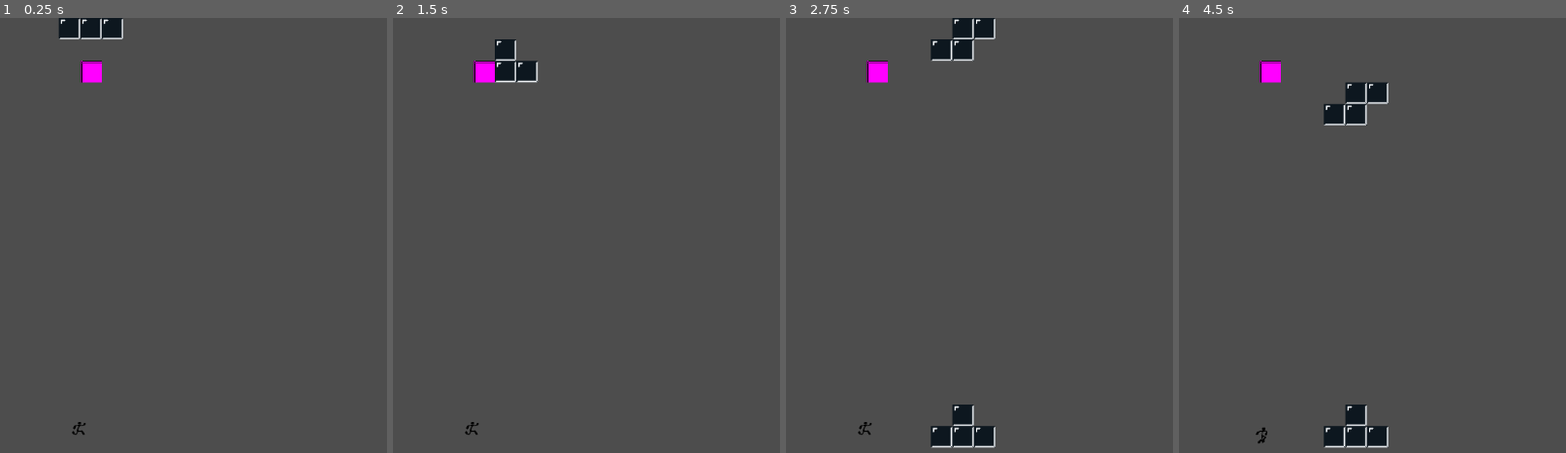
Above: before the commit, frames 1-4 (left to right).
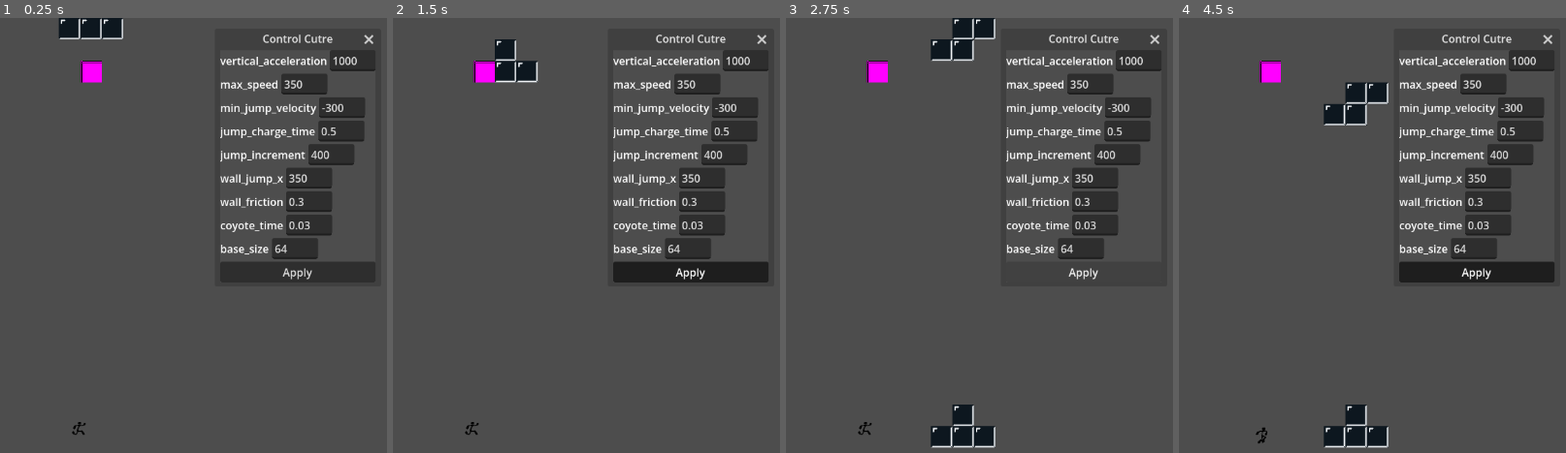
Above: after the commit, the same moments.

Repository: NicoWired/tetrascape
Game: Godot game, scene res://source/main_screens/main/main.tscn
The game is run twice, just before and just after one commit, with the same random seed, the same clock (stepped at 60 frames per second) and the same inputs. The engine's default icon, where the game draws it, is replaced by a stand-in: a white triangle on a blue panel in a dark square.
Inputs (mouse positions are in pixels of both pictures, inside the frame that each line leads up to):
- Up to frame 1 (0.25 s): no input
- Up to frame 2 (1.5 s): click (690, 270) at 0.5 s, where only the run after the commit has a clickable "Apply"; hold D (right) from 1.28 s (still down); hold Space (jump) from 1.28 s (still down)
- Up to frame 3 (2.75 s): keep holding D (right); release Space (jump) at 2.03 s; tap N (drop) at 2.1 s; tap Space (jump) at 2.27, 2.3, 2.57 s
- Up to frame 4 (4.5 s): release D (right) at 2.78 s; hold A (left) 2.78-3.53 s; hold Space (jump) 2.78-3.53 s; tap J (rotate_cc) at 2.85 s; hold D (right) from 3.53 s (still down); tap K (rotate_cw) at 3.6 s; tap Space (jump) at 3.77, 3.8, 4.07 s; hold Space (jump) from 4.28 s (still down); tap L (toggle) at 4.35 s

The runs differ from the first frame. In frame 1, 8.6% of the frame differs, in the area x 56-97%, y 3-61%; in frame 2, 8.6%; in frame 3, 6.8%; in frame 4, 8.6%.

Commit message:
add dev tools

Diff:
--- /dev/null
+++ b/source/dev/controlcutre.gd
@@ -0,0 +1,32 @@
+class_name ControlCutre
+extends Window
+
+var player_config: PlayerConfig = PlayerConfig.new()
+var apply_button: Button = Button.new()
+@onready var entry_list: VBoxContainer = $EntryList
+
+
+func _ready() -> void:
+	title = "Control Cutre"
+	for k in player_config.values:
+		create_entry(k, player_config.values[k])
+	apply_button.text = "Apply"
+	apply_button.pressed.connect(on_apply)
+	entry_list.add_child(apply_button)
+	size = get_contents_minimum_size()
+
+func create_entry(input_text: StringName, input_value: Variant) -> void:
+	if input_text != &"scale_size":
+		var entry_container: HBoxContainer = HBoxContainer.new()
+		var entry_label: Label = Label.new()
+		var entry_line: LineEdit = LineEdit.new()
+		entry_label.text = input_text
+		entry_line.text = str(input_value)
+		entry_line.text_changed.connect(func(x): player_config.values[input_text] = float(x))
+		entry_container.add_child(entry_label)
+		entry_container.add_child(entry_line)
+		entry_list.add_child(entry_container)
+
+func on_apply() -> void:
+	for player: Player in get_tree().get_nodes_in_group("player"):
+		player.cfg = player_config
--- /dev/null
+++ b/source/dev/controlcutre.tscn
@@ -0,0 +1,12 @@
+[gd_scene format=3 uid="uid://7fkoxm0fjsru"]
+
+[ext_resource type="Script" uid="uid://dto30pgckn0jd" path="res://source/dev/controlcutre.gd" id="1_g0jlk"]
+
+[node name="ControlCutre" type="Window" unique_id=152016096]
+oversampling_override = 1.0
+position = Vector2i(0, 36)
+script = ExtResource("1_g0jlk")
+
+[node name="EntryList" type="VBoxContainer" parent="." unique_id=571301181]
+offset_right = 40.0
+offset_bottom = 40.0
--- /dev/null
+++ b/source/levels/background/background.gd
@@ -0,0 +1,17 @@
+class_name Background
+extends Node2D
+
+@onready var polygon_2d: Polygon2D = $Polygon2D
+@onready var sprite_2d: Sprite2D = $Sprite2D
+@onready var texture_rect: TextureRect = $TextureRect
+
+# Called when the node enters the scene tree for the first time.
+func _ready() -> void:
+	polygon_2d.polygon = PackedVector2Array([
+		Vector2.ZERO,
+		Vector2(GameConfig.BOARD_SIZE.x * GameConfig.TILE_SIZE,0),
+		Vector2(GameConfig.BOARD_SIZE.x * GameConfig.TILE_SIZE, GameConfig.BOARD_SIZE.y  * GameConfig.TILE_SIZE),
+		Vector2(0 ,GameConfig.BOARD_SIZE.y * GameConfig.TILE_SIZE)
+		])
+	#sprite_2d.region_rect.end = GameConfig.BOARD_SIZE * GameConfig.TILE_SIZE
+	texture_rect.size = GameConfig.BOARD_SIZE * GameConfig.TILE_SIZE
--- /dev/null
+++ b/source/levels/background/background.tscn
@@ -0,0 +1,25 @@
+[gd_scene format=3 uid="uid://dwyavyjqknnfe"]
+
+[ext_resource type="Script" uid="uid://tg2pbwaa66fi" path="res://source/levels/background/background.gd" id="1_gichy"]
+[ext_resource type="Texture2D" uid="uid://csvhbt4knw8q4" path="res://assets/background/background.png" id="2_u2g1b"]
+
+[node name="Background" type="Node2D" unique_id=1957001452]
+script = ExtResource("1_gichy")
+
+[node name="Polygon2D" type="Polygon2D" parent="." unique_id=254691463]
+color = Color(0.6666667, 0.6666667, 0.6666667, 1)
+
+[node name="Sprite2D" type="Sprite2D" parent="." unique_id=1630678006]
+visible = false
+texture_repeat = 2
+texture = ExtResource("2_u2g1b")
+
+[node name="TextureRect" type="TextureRect" parent="." unique_id=1845703902]
+offset_right = 40.0
+offset_bottom = 40.0
+scale = Vector2(0.5, 0.5)
+size_flags_horizontal = 3
+size_flags_vertical = 3
+texture = ExtResource("2_u2g1b")
+expand_mode = 5
+stretch_mode = 1
--- a/source/levels/level.gd
+++ b/source/levels/level.gd
@@ -31,6 +31,9 @@
 	exit_door.global_position = EXIT_DOOR_COORDS
 	initialize()
 
+	_dev_tools()
+
+
 func initialize() -> void:
 	player.position = PLAYER_SPAWN_COORDS
 	board.initialize()
@@ -54,3 +57,8 @@
 
 func game_over() -> void:
 	call_deferred("initialize")
+
+func _dev_tools() -> void:
+	var cc: ControlCutre = preload("res://source/dev/controlcutre.tscn").instantiate()
+	cc.position = Vector2i(GameConfig.TILE_SIZE * GameConfig.BOARD_SIZE.x + 16, 48)
+	add_child(cc)
--- a/source/player/player.gd
+++ b/source/player/player.gd
@@ -8,20 +8,7 @@
 	JUMPING
 }
 
-# movement constants
-const VERTICAL_ACCELERATION: int = 1000
-const MAX_SPEED: int = 350
-const MIN_JUMP_VELOCITY: int = -300
-const JUMP_CHARGE_TIME: float = 0.5
-const JUMP_INCREMENT: int = 400
-const WALL_JUMP_X: int = 350
-const WALL_FRICTION: float = 0.3
-const COYOTE_TIME: float = 0.03
-
-# character size
-const BASE_SIZE: int = 64
-const SCALE_SIZE: float = float(GameConfig.TILE_SIZE) / BASE_SIZE
-
+var cfg: PlayerConfig = PlayerConfig.new()
 var charging_jump: float = 0
 var remaining_coyote_time: float = 0
 var was_on_floor: bool = false
@@ -44,7 +31,7 @@
 
 
 func _ready() -> void:
-	scale = Vector2(SCALE_SIZE, SCALE_SIZE)
+	scale = Vector2(cfg.values.scale_size, cfg.values.scale_size)
 	GlobalStates.toggled_changed.connect(on_toggle_changed)
 	initialize()
 
@@ -55,12 +42,12 @@
 	# activate coyote time
 	if was_on_floor and not is_on_floor():
 		was_on_floor = false
-		remaining_coyote_time = COYOTE_TIME
+		remaining_coyote_time = cfg.values.coyote_time
 
 	# apply gravity
 	if remaining_coyote_time <= 0:
 		if state == States.WALL and velocity.y > 0:
-			velocity += get_gravity() * delta * WALL_FRICTION
+			velocity += get_gravity() * delta * cfg.values.wall_friction
 		else:
 			velocity += get_gravity() * delta
 	else:
@@ -68,27 +55,27 @@
 		remaining_coyote_time = move_toward(remaining_coyote_time, 0, delta)
 
 	if Input.is_action_pressed("jump") and charging_jump > 0:
-		velocity.y -= JUMP_INCREMENT * delta
+		velocity.y -= cfg.values.jump_increment * delta
 
 	charging_jump = move_toward(charging_jump, 0, delta)
 
 	if Input.is_action_just_pressed("jump"):
 		if is_on_floor() or remaining_coyote_time > 0:
-			velocity.y = MIN_JUMP_VELOCITY
-			charging_jump = JUMP_CHARGE_TIME
+			velocity.y = cfg.values.min_jump_velocity
+			charging_jump = cfg.values.jump_charge_time
 		if is_on_wall_only():
-			velocity.y = MIN_JUMP_VELOCITY
-			velocity.x = WALL_JUMP_X * get_wall_normal().x
-			charging_jump = JUMP_CHARGE_TIME
+			velocity.y = cfg.values.min_jump_velocity
+			velocity.x = cfg.values.wall_jump_x * get_wall_normal().x
+			charging_jump = cfg.values.jump_charge_time
 		was_on_floor = false
 		remaining_coyote_time = 0
 
 	var direction := Input.get_axis("left", "right")
 	if direction:
-		velocity.x += direction * VERTICAL_ACCELERATION * delta
-		velocity.x = clamp(velocity.x, MAX_SPEED * -1, MAX_SPEED)
+		velocity.x += direction * cfg.values.vertical_acceleration * delta
+		velocity.x = clamp(velocity.x, cfg.values.max_speed * -1, cfg.values.max_speed)
 	else:
-		velocity.x = move_toward(velocity.x, 0, VERTICAL_ACCELERATION * delta)
+		velocity.x = move_toward(velocity.x, 0, cfg.values.vertical_acceleration * delta)
 
 	move_and_slide()
 
--- a/source/player/player.tscn
+++ b/source/player/player.tscn
@@ -73,7 +73,7 @@
 "speed": 5.0
 }]
 
-[node name="Player" type="CharacterBody2D" unique_id=454135562]
+[node name="Player" type="CharacterBody2D" unique_id=454135562 groups=["player"]]
 collision_mask = 14
 script = ExtResource("1_jct2x")
 
--- /dev/null
+++ b/source/player/playerconfig.gd
@@ -0,0 +1,21 @@
+class_name PlayerConfig
+extends Resource
+
+# movement constants
+@export var values: Dictionary[StringName,Variant] = {
+	&"vertical_acceleration": 1000,
+	&"max_speed": 350,
+	&"min_jump_velocity": -300,
+	&"jump_charge_time": 0.5,
+	&"jump_increment": 400,
+	&"wall_jump_x": 350,
+	&"wall_friction": 0.3,
+	&"coyote_time": 0.03,
+	&"base_size": 64,
+}
+
+func _init() -> void:
+	update_scale()
+
+func update_scale() -> void:
+	values[&"scale_size"] = float(GameConfig.TILE_SIZE) / values[&"base_size"]
Binary file added: assets/background/background.png
